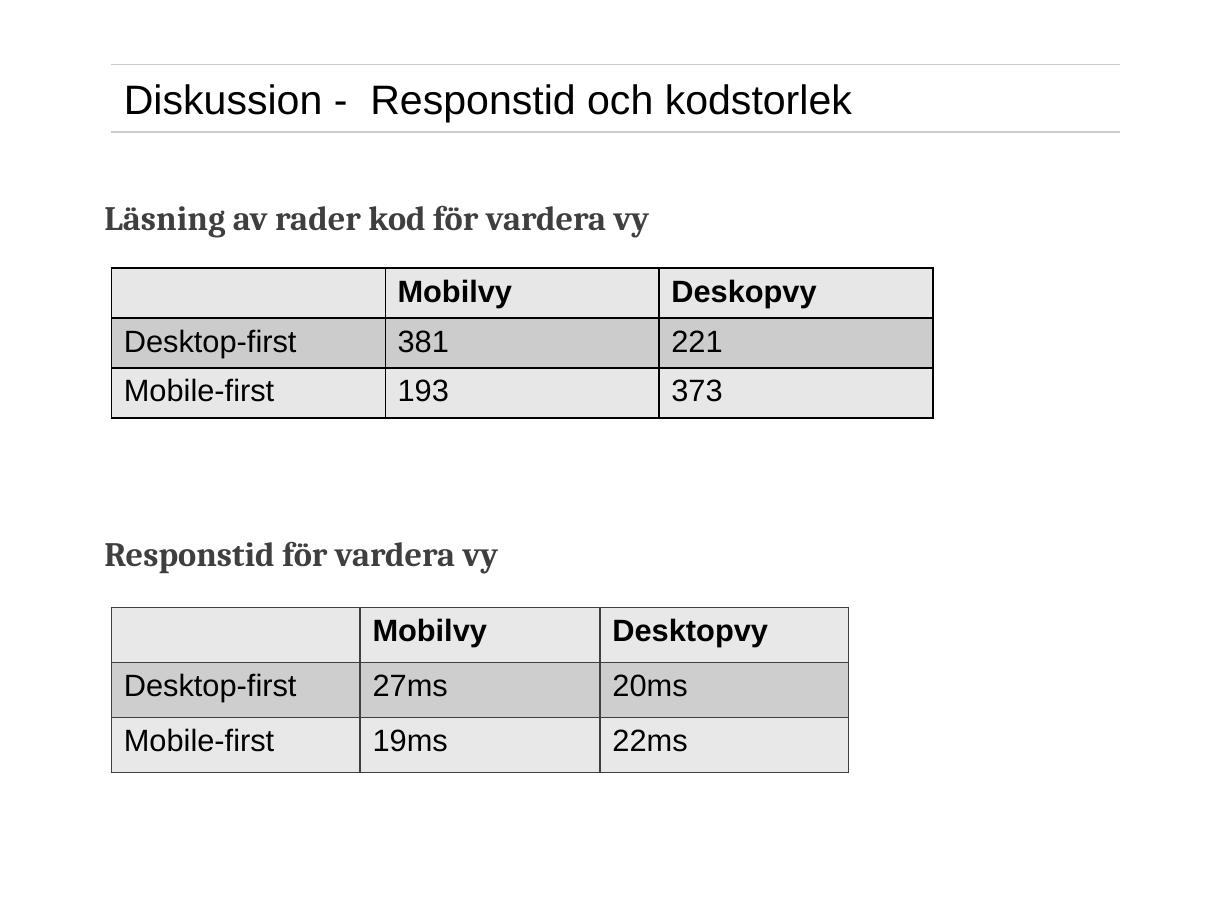
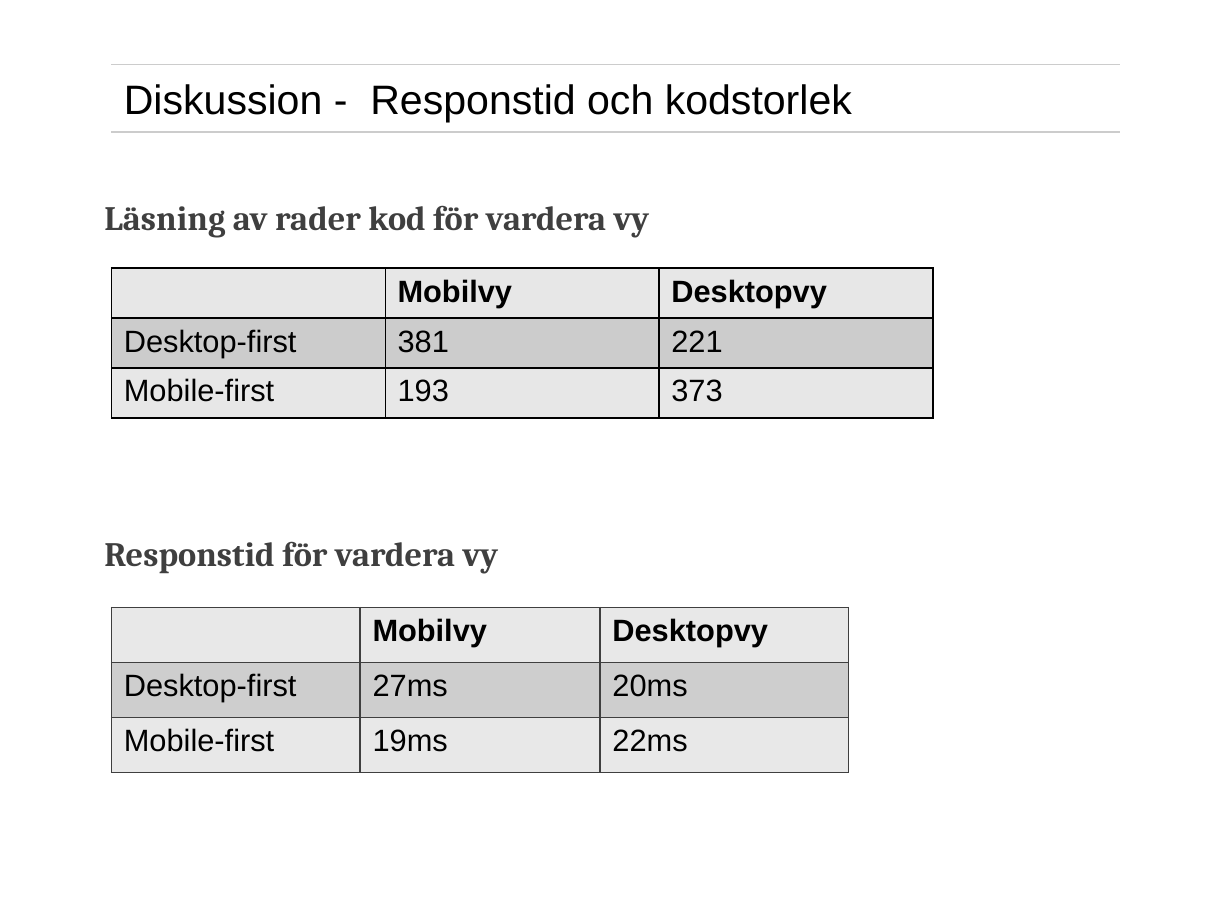
Before and after one commit to eduardocastaneda/exjobb, a slide deck: slide 36 of presentation/exjobbspresentationrecover.pptx. Drawn at 1232x924 pixels with LibreOffice and Linux fonts; fonts in the diff are those of the drawing; background and template pictures are left out. Boxes give left, top, right and bottom in pixels: in the first picture for what was removed or moved away, otherwise in the second. Text is boxed around its words. In the diff, an @@ line names an element or a change of style, - is before the commit and + after.

```diff
--- a/presentation/exjobbspresentationrecover.pptx
+++ b/presentation/exjobbspresentationrecover.pptx
@@ table at (112, 269, 933, 419) @@
-row 1, column 3: Deskopvy
+row 1, column 3: Desktopvy
```
Also in this commit, not shown: 18 other slides changed, 7 other files.
